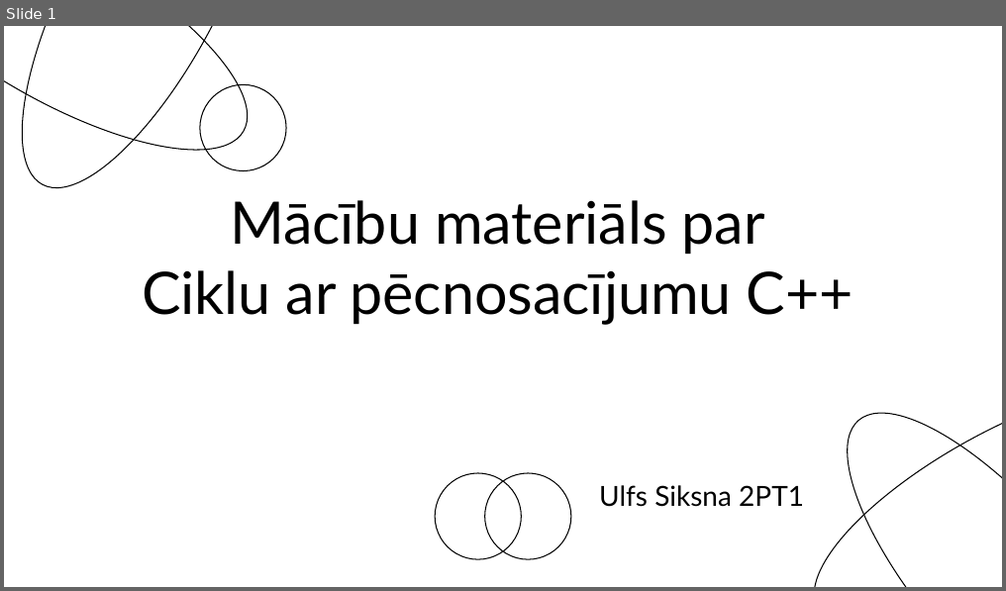
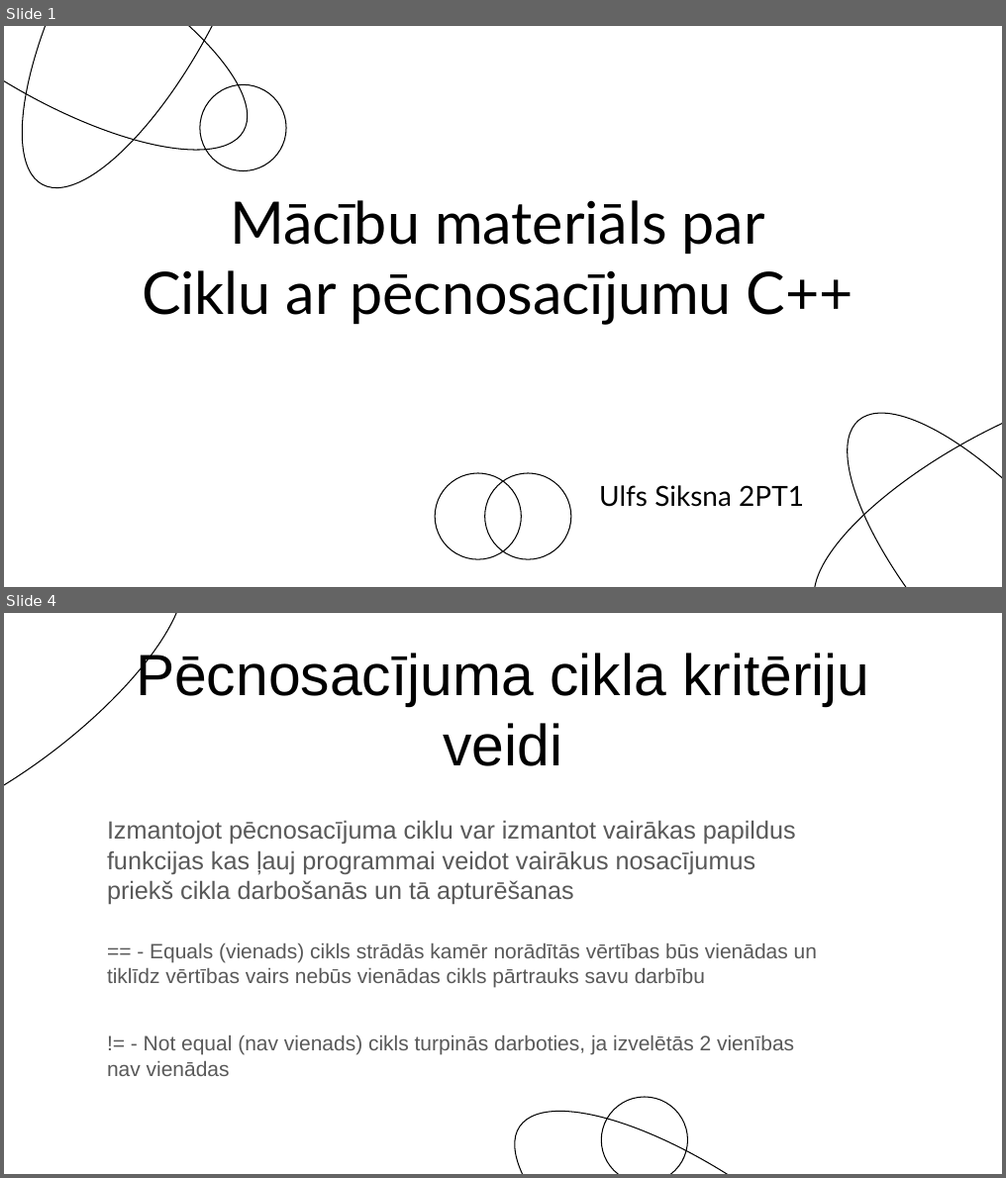
Before and after one commit to Siksna/2PT1_Eksamens, a slide deck: Pecnosacījumu_MācībuMaterials.pptx. Shown one above the other, each under a label of ours: slide 1 before the commit, slides 1 and 4 after it; the slides between them are not shown. The pictures are 1006x591 and 1006x1178 pixels, drawn with LibreOffice and Linux fonts; fonts in the diff are those of the drawing. Boxes give left, top, right and bottom in pixels: in the first picture for what was removed or moved away, otherwise in the second. Text is boxed around its words. In the diff, an @@ line names an element or a change of style, - is before the commit and + after.

```diff
--- a/Pecnosacījumu_MācībuMaterials.pptx
+++ b/Pecnosacījumu_MācībuMaterials.pptx
@@ slide 4 added at box(4, 613, 1002, 1174), background #FFFFFF @@
@@ ellipse added at box(4, 613, 225, 885), outline #000000 0.75 pt @@
@@ title added at box(136, 649, 869, 766), 42 pt, text #000000 @@
+Pēcnosacījuma cikla kritēriju veidi
@@ text added at box(107, 820, 796, 904), 18 pt, text #595959 @@
+Izmantojot pēcnosacījuma ciklu var izmantot vairākas papildus funkcijas kas ļauj programmai veidot vairākus nosacījumus priekš cikla darbošanās un tā apturēšanas
@@ text added at box(107, 944, 817, 987), 15 pt, text #595959 @@
+== - Equals (vienads) cikls strādās kamēr norādītās vērtības būs vienādas un tiklīdz vērtības vairs nebūs vienādas cikls pārtrauks savu darbību
@@ text added at box(107, 1036, 794, 1076), 15 pt, text #595959 @@
+!= - Not equal (nav vienads) cikls turpinās darboties, ja izvelētās 2 vienības nav vienādas
@@ ellipse added at box(477, 1063, 925, 1174), outline #000000 0.75 pt @@
@@ ellipse added at box(602, 1097, 687, 1174), outline #000000 0.75 pt @@
```
Also in this commit, not shown: 3 slides changed, 6 other slides added, 4 slides removed.
